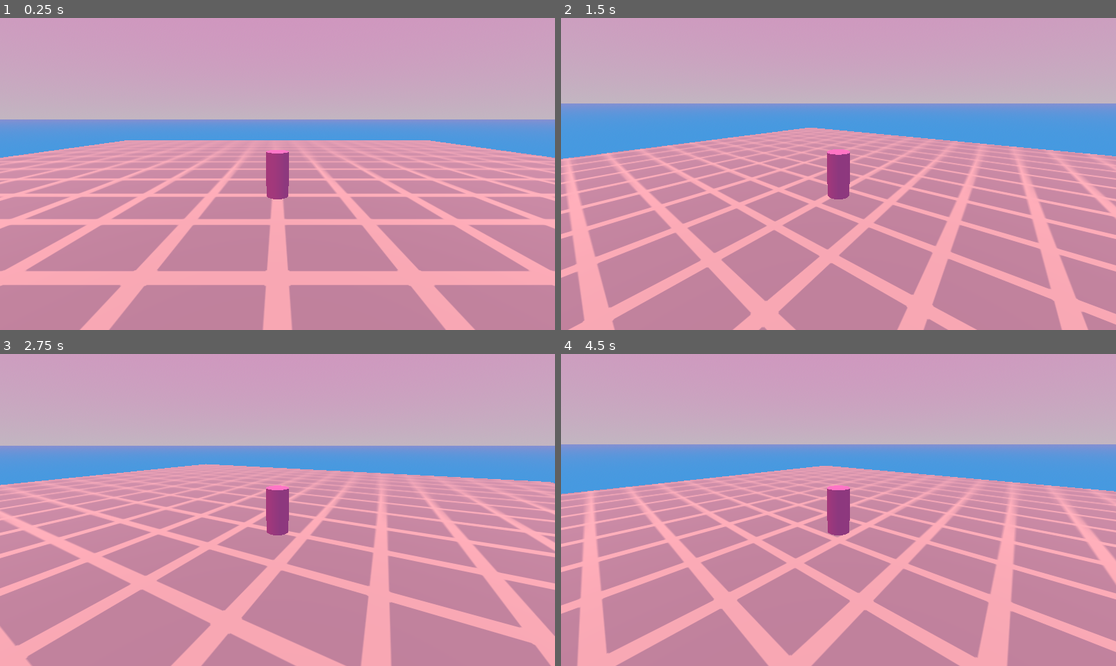
Above: before the commit, frames 1-4 (two rows, left to right).
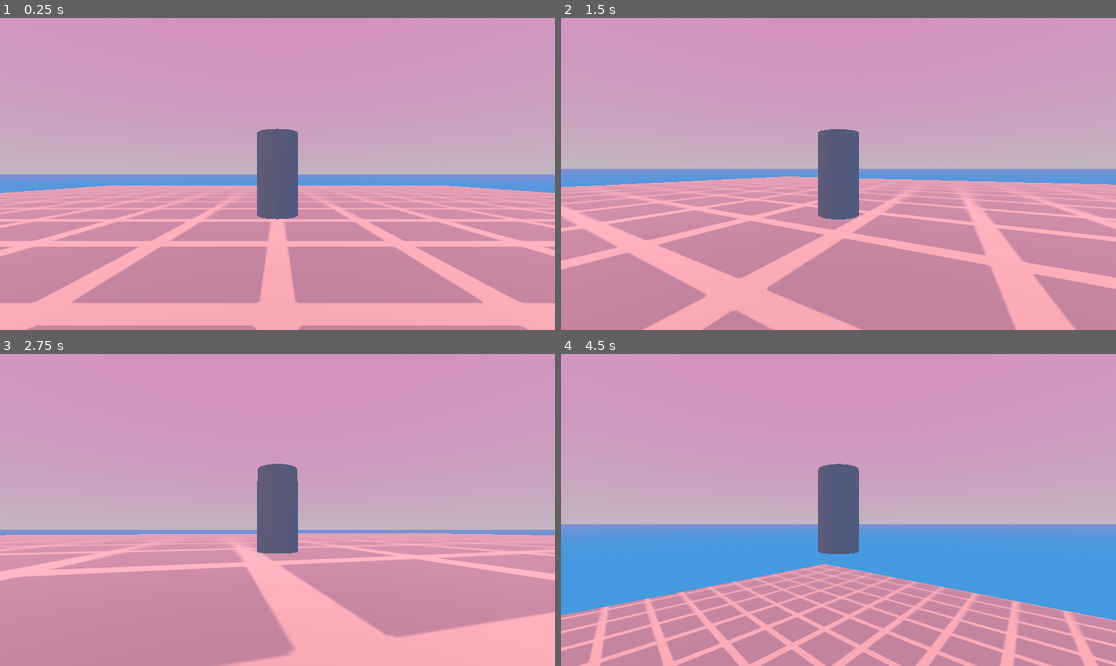
Above: after the commit, the same moments.

Repository: Althories/springstar
Game: Godot game, scene res://Scenes/Levels/main.tscn
Two runs of this game, one before a commit and one after it. Both use one fixed random seed, a clock stepped at 60 frames per second and the inputs below.
Inputs (mouse positions are in pixels of both pictures, inside the frame that each line leads up to):
- Up to frame 1 (0.25 s): no input
- Up to frame 2 (1.5 s): tap Enter (ui_accept) at 0.5, 0.8, 1.35 s; move the mouse to (960, 158) at 0.52 s; press the mouse at (960, 158) at 0.53 s; hold D (move_right) 0.53-1.28 s; tap Space (jump) at 0.77, 1.07 s; move the mouse to (810, 174) at 1.27 s; release the mouse at (810, 174) at 1.28 s; hold W (move_forward) from 1.28 s (still down)
- Up to frame 3 (2.75 s): keep holding W (move_forward); tap Space (jump) at 1.52, 1.55, 1.82 s; move the mouse to (288, 503) at 2.02 s; hold Space (jump) from 2.03 s (still down); click (288, 503) at 2.3 s
- Up to frame 4 (4.5 s): keep holding W (move_forward); tap Enter (ui_accept) at 2.75, 3.05, 3.6 s; move the mouse to (832, 516) at 2.77 s; release Space (jump) at 2.78 s; click (832, 516) at 2.85 s; tap Space (jump) at 3.02, 3.32 s; move the mouse to (877, 513) at 3.52 s; hold Space (jump) 3.53-4.28 s; tap R (reset) at 4.15 s; move the mouse to (794, 506) at 4.27 s; click (794, 506) at 4.35 s

The runs differ from the first frame. In frame 1, 42% of the frame differs, in the area x 0-100%, y 31-100%; in frame 2, 47%; in frame 3, 46%; in frame 4, 57%, in the area x 0-100%, y 24-100%.

Commit message:
checkpoint
almost everything done, i just have to clean up folder

Diff:
--- a/Scenes/Levels/main.tscn
+++ b/Scenes/Levels/main.tscn
@@ -1,8 +1,8 @@
 [gd_scene load_steps=12 format=3 uid="uid://c81sj5o1b71pc"]
 
-[ext_resource type="PackedScene" uid="uid://b48ry0wxgcf6j" path="res://Scenes/SpringCharacter/spring.tscn" id="1_boyb8"]
 [ext_resource type="Texture2D" uid="uid://dfu8d2gkxdtxv" path="res://Art/Textures/floortile.tga" id="1_ysn0p"]
 [ext_resource type="AudioStream" uid="uid://b4sejsx6abtuo" path="res://Music/De Blob OST _ Blissful [Extended]-tB_DbeXmTfk.mp3" id="2_44v0c"]
+[ext_resource type="PackedScene" uid="uid://cusuavcx76vmy" path="res://Scenes/test_spring.tscn" id="2_hmkfj"]
 
 [sub_resource type="ProceduralSkyMaterial" id="ProceduralSkyMaterial_xhx3e"]
 sky_top_color = Color(0.824498, 0.567902, 0.745864, 1)
@@ -67,8 +67,7 @@
 
 [node name="SpringStuff" type="Node" parent="."]
 
-[node name="Spring" parent="SpringStuff" instance=ExtResource("1_boyb8")]
-transform = Transform3D(1, 0, 0, 0, 1, 0, 0, 0, 1, 0, 1.25, 0)
+[node name="TestSpring" parent="SpringStuff" instance=ExtResource("2_hmkfj")]
 
 [node name="Misc" type="Node" parent="."]
 
--- a/Scenes/test_spring.gd
+++ b/Scenes/test_spring.gd
@@ -1,10 +1,13 @@
 extends CharacterBody3D
 
 const SPEED = 5.0
-const JUMP_VELOCITY = 4.5
+const JUMP_IMPULSE = 4.5
 
 @onready var cam_pivot: Node3D = $CamPivot
 @export var sens = 0.5
+
+var can_ground_bounce = true
+var charge_velocity = 0
 
 func _ready():
 	Input.mouse_mode = Input.MOUSE_MODE_CAPTURED
@@ -14,16 +17,45 @@
 		rotate_y(deg_to_rad(-event.relative.x * sens))
 		cam_pivot.rotate_x(deg_to_rad(-event.relative.y * sens))
 		cam_pivot.rotation.x = clamp(cam_pivot.rotation.x, deg_to_rad(-90), deg_to_rad(45))
+	if event.is_action_pressed("ui_cancel"):	#bound to esc by default
+		Input.mouse_mode = Input.MOUSE_MODE_VISIBLE	#mouse made visible, can go outside game window
+
+func _process(delta: float) -> void:
+	if Input.is_action_pressed("left_click"):
+		Input.mouse_mode = Input.MOUSE_MODE_CAPTURED	#locks mouse to window
 
 func _physics_process(delta: float) -> void:
-	# Add the gravity.
+	'''For anything to do with physics in the world'''
+	print(velocity.x)
+
+	if is_on_floor():
+		if Input.is_action_just_released("jump"):		#charge jump release
+			velocity.y = JUMP_IMPULSE/3 + charge_velocity 				#temporary until charge is handled
+			charge_velocity = 0							#reset charge velocity upon jump
+		elif not Input.is_action_pressed("jump"):
+			can_ground_bounce = true					#not starting a jump, ground bounce
+			velocity.y = JUMP_IMPULSE					#regular bounce impulse
+		elif Input.is_action_pressed("jump"):
+			can_ground_bounce = false					#stops ground movement upon charge start
+			velocity = Vector3.ZERO						#stop all movement, freeze in spot
+			if charge_velocity <= 18:					#caps charge velocity
+				charge()								#call charge function
+
 	if not is_on_floor():
-		velocity += get_gravity() * delta
+		velocity += get_gravity() * delta				#gravity. Can be changed in settings
+		can_ground_bounce = false						#keeps spring from using ground controls in the air
 
-	# Handle jump.
-	if Input.is_action_just_pressed("ui_accept") and is_on_floor():
-		velocity.y = JUMP_VELOCITY
+	if can_ground_bounce:
+		ground_move_spring()
 
+	move_and_slide()									#NECESSARY for this stuff to actually all work
+
+#functions block ----------
+func charge() -> void:
+	'''Charge function for spring jump.'''
+	charge_velocity += .40
+
+func ground_move_spring():
 	# Get the input direction and handle the movement/deceleration.
 	# As good practice, you should replace UI actions with custom gameplay actions.
 	var input_dir := Input.get_vector("move_left", "move_right", "move_forward", "move_back")
@@ -35,4 +67,7 @@
 		velocity.x = move_toward(velocity.x, 0, SPEED)
 		velocity.z = move_toward(velocity.z, 0, SPEED)
 
-	move_and_slide()
+func reset() -> void:
+	'''Reset player to state on startup'''
+	position = Vector3(0, 2, 0) #Reset position to center +2 y height to not clip into ground
+	velocity = Vector3(0, 0, 0)	#Reset velocity
--- a/Scenes/test_spring.tscn
+++ b/Scenes/test_spring.tscn
@@ -9,41 +9,22 @@
 [sub_resource type="SphereShape3D" id="SphereShape3D_w0tec"]
 radius = 0.07
 
-[sub_resource type="BoxMesh" id="BoxMesh_lw565"]
-
-[sub_resource type="BoxShape3D" id="BoxShape3D_vxkih"]
-size = Vector3(50, 1, 50)
-
-[node name="Node3D" type="Node3D"]
-
-[node name="TestSpring" type="CharacterBody3D" parent="."]
+[node name="TestSpring" type="CharacterBody3D"]
 transform = Transform3D(1, 0, 0, 0, 1, 0, 0, 0, 1, 0, 2, 0)
 script = ExtResource("1_en6m1")
 
-[node name="MeshInstance3D" type="MeshInstance3D" parent="TestSpring"]
+[node name="MeshInstance3D" type="MeshInstance3D" parent="."]
 mesh = SubResource("CylinderMesh_0grl8")
 
-[node name="CollisionShape3D" type="CollisionShape3D" parent="TestSpring"]
+[node name="CollisionShape3D" type="CollisionShape3D" parent="."]
 shape = SubResource("CylinderShape3D_pdf6f")
 
-[node name="CamPivot" type="Node3D" parent="TestSpring"]
+[node name="CamPivot" type="Node3D" parent="."]
 
-[node name="SpringArm3D" type="SpringArm3D" parent="TestSpring/CamPivot"]
+[node name="SpringArm3D" type="SpringArm3D" parent="CamPivot"]
 shape = SubResource("SphereShape3D_w0tec")
 spring_length = 5.0
 margin = 0.5
 
-[node name="Camera3D" type="Camera3D" parent="TestSpring/CamPivot/SpringArm3D"]
+[node name="Camera3D" type="Camera3D" parent="CamPivot/SpringArm3D"]
 transform = Transform3D(1, 0, 0, 0, 1, 0, 0, 0, 1, 0, 0, 5)
-
-[node name="StaticBody3D" type="StaticBody3D" parent="."]
-
-[node name="MeshInstance3D" type="MeshInstance3D" parent="StaticBody3D"]
-transform = Transform3D(50, 0, 0, 0, 1, 0, 0, 0, 50, 0, 0, 0)
-mesh = SubResource("BoxMesh_lw565")
-
-[node name="CollisionShape3D" type="CollisionShape3D" parent="StaticBody3D"]
-shape = SubResource("BoxShape3D_vxkih")
-
-[node name="DirectionalLight3D" type="DirectionalLight3D" parent="."]
-transform = Transform3D(1, 0, 0, 0, -4.37114e-08, 1, 0, -1, -4.37114e-08, 0, 7, 0)
Not shown: 1 places in Scenes/test_spring.tscn that only renumber resources
